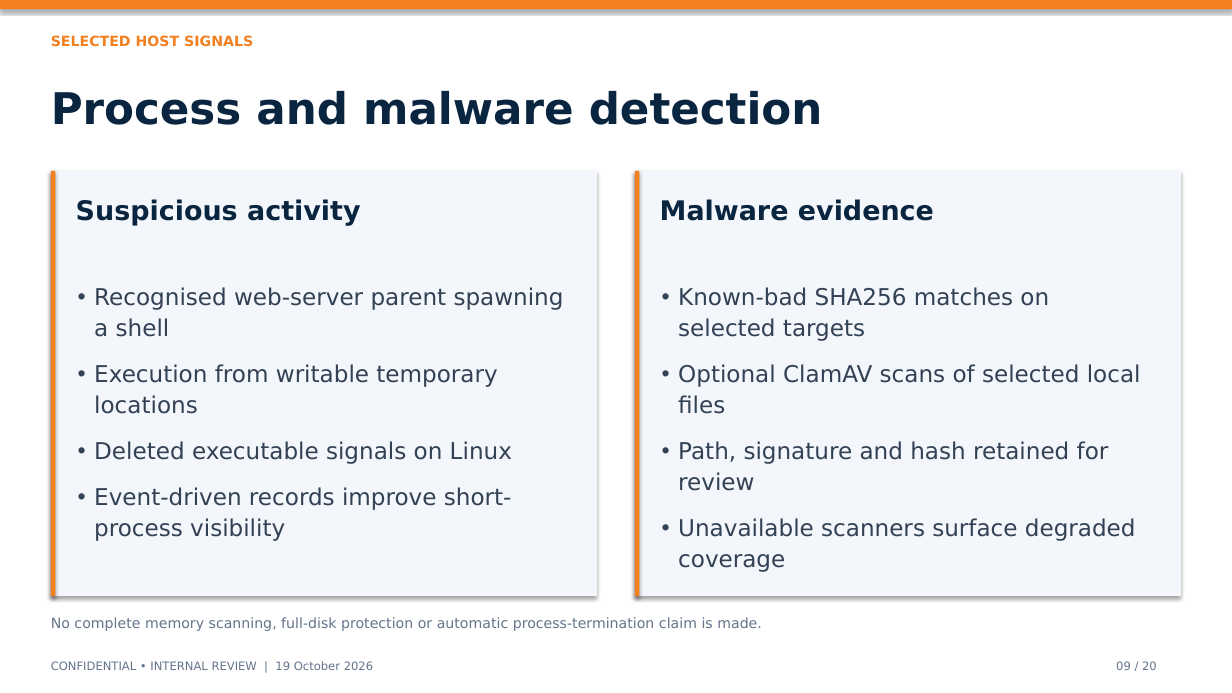
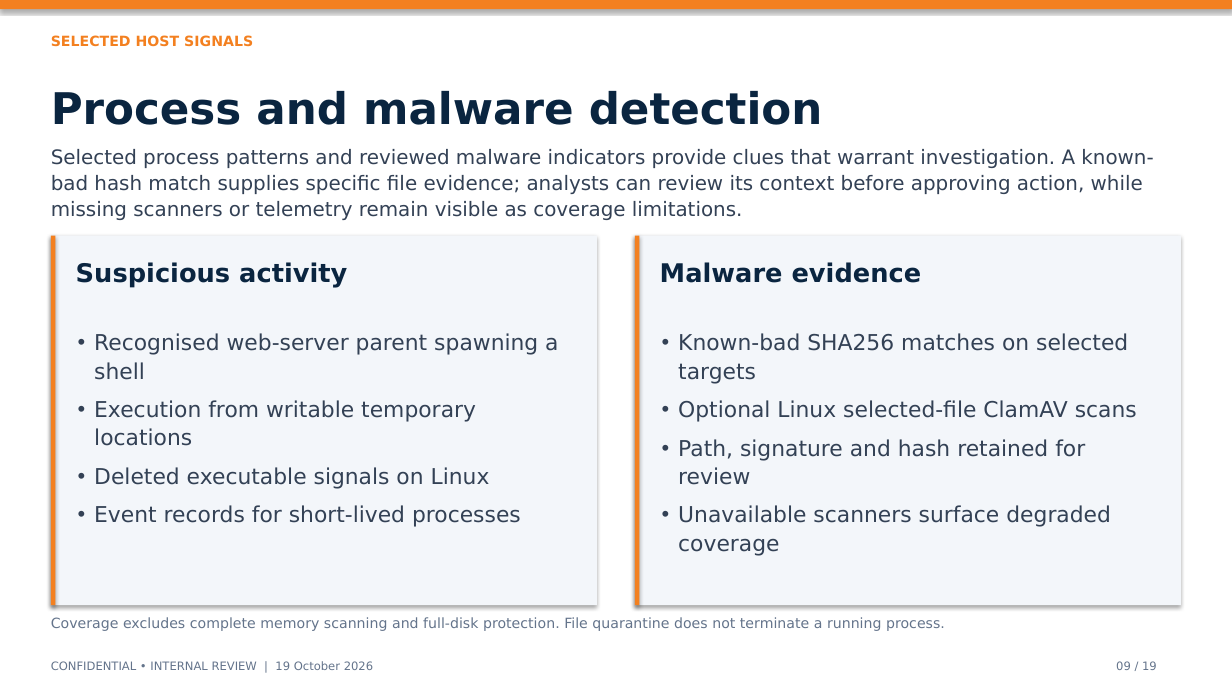
Before and after one commit to harshitrathi14/vulnsuite, a slide deck: slide 9 of VulnSuite_Executive_Deck.pptx. Drawn at 1232x693 pixels with LibreOffice and Linux fonts; fonts in the diff are those of the drawing. Boxes give left, top, right and bottom in pixels: in the first picture for what was removed or moved away, otherwise in the second. Text is boxed around its words. In the diff, an @@ line names an element or a change of style, - is before the commit and + after.

```diff
--- a/VulnSuite_Executive_Deck.pptx
+++ b/VulnSuite_Executive_Deck.pptx
@@ text added at [51, 149, 1153, 220], 15.5 pt, text #334155 @@
+Selected process patterns and reviewed malware indicators provide clues that warrant investigation. A known-bad hash match supplies specific file evidence; analysts can review its context before approving action, while missing scanners or telemetry remain visible as coverage limitations.
@@ rectangle: place and size @@
-rectangle at [51, 171, 597, 596]
+rectangle at [51, 236, 597, 605]
@@ rectangle: place and size @@
-rectangle at [51, 171, 55, 596]
+rectangle at [51, 236, 55, 605]
@@ rectangle: place and size @@
-rectangle at [635, 171, 1181, 596]
+rectangle at [635, 236, 1181, 605]
@@ rectangle: place and size @@
-rectangle at [635, 171, 640, 596]
+rectangle at [635, 236, 640, 605]
@@ text "Suspicious activity": place and size @@
-text "Suspicious activity" at [76, 199, 360, 226]
+text "Suspicious activity" at [76, 262, 347, 288]
@@ text "Suspicious activity" at [76, 262, 347, 288]: size 21 to 20 pt @@
@@ text "Malware evidence" at [660, 262, 922, 283]: size 21 to 20 pt @@
@@ text "Malware evidence": place and size @@
-text "Malware evidence" at [660, 199, 934, 221]
+text "Malware evidence" at [660, 262, 922, 283]
@@ text "Recognised web-server parent spawning a ...": place and size @@
-text "Recognised web-server parent spawning a ..." at [94, 287, 564, 541]
+text "Recognised web-server parent spawning a ..." at [94, 333, 558, 527]
@@ text "Known-bad SHA256 matches on selected ...": place and size @@
-text "Known-bad SHA256 matches on selected ..." at [678, 287, 1141, 572]
+text "Known-bad SHA256 matches on selected ..." at [678, 333, 1137, 556]
@@ text at [94, 333, 558, 489]: size 18 to 17 pt in "Recognised web-server parent spawning a shell", "Execution from writable temporary locations", "Deleted executable signals on Linux"; line spacing 24pt to 22pt; less space between paragraphs @@
@@ text at [678, 333, 1128, 556]: size 18 to 17 pt in "Known-bad SHA256 matches on selected targets", "Path, signature and hash retained for review", "Unavailable scanners surface degraded coverage"; line spacing 24pt to 22pt; less space between paragraphs @@
@@ text at [678, 400, 1137, 422]: text changed; size 18 to 17 pt @@
-• Optional ClamAV scans of selected local files
+• Optional Linux selected-file ClamAV scans
@@ text at [94, 505, 521, 527]: text changed; size 18 to 17 pt @@
-• Event-driven records improve short-process visibility
+• Event records for short-lived processes
@@ text at [51, 617, 945, 631]: text changed @@
-No complete memory scanning, full-disk protection or automatic process-termination claim is made.
+Coverage excludes complete memory scanning and full-disk protection. File quarantine does not terminate a running process.
@@ text at [1116, 661, 1157, 670]: text changed @@
-09 / 20
+09 / 19
```
Also in this commit, not shown: 16 other slides changed, 2 slides added, 3 slides removed, 14 other files.
